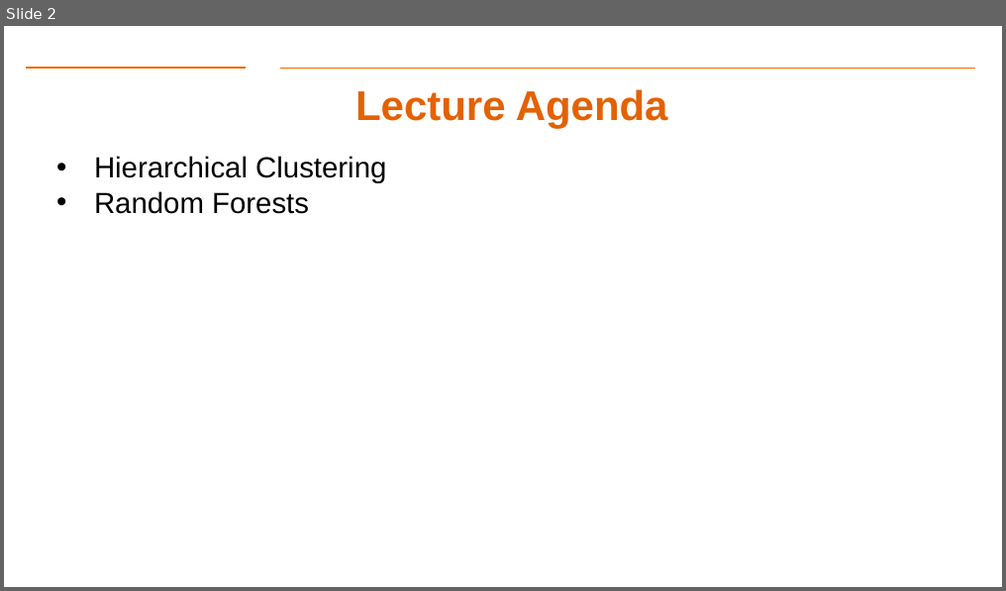
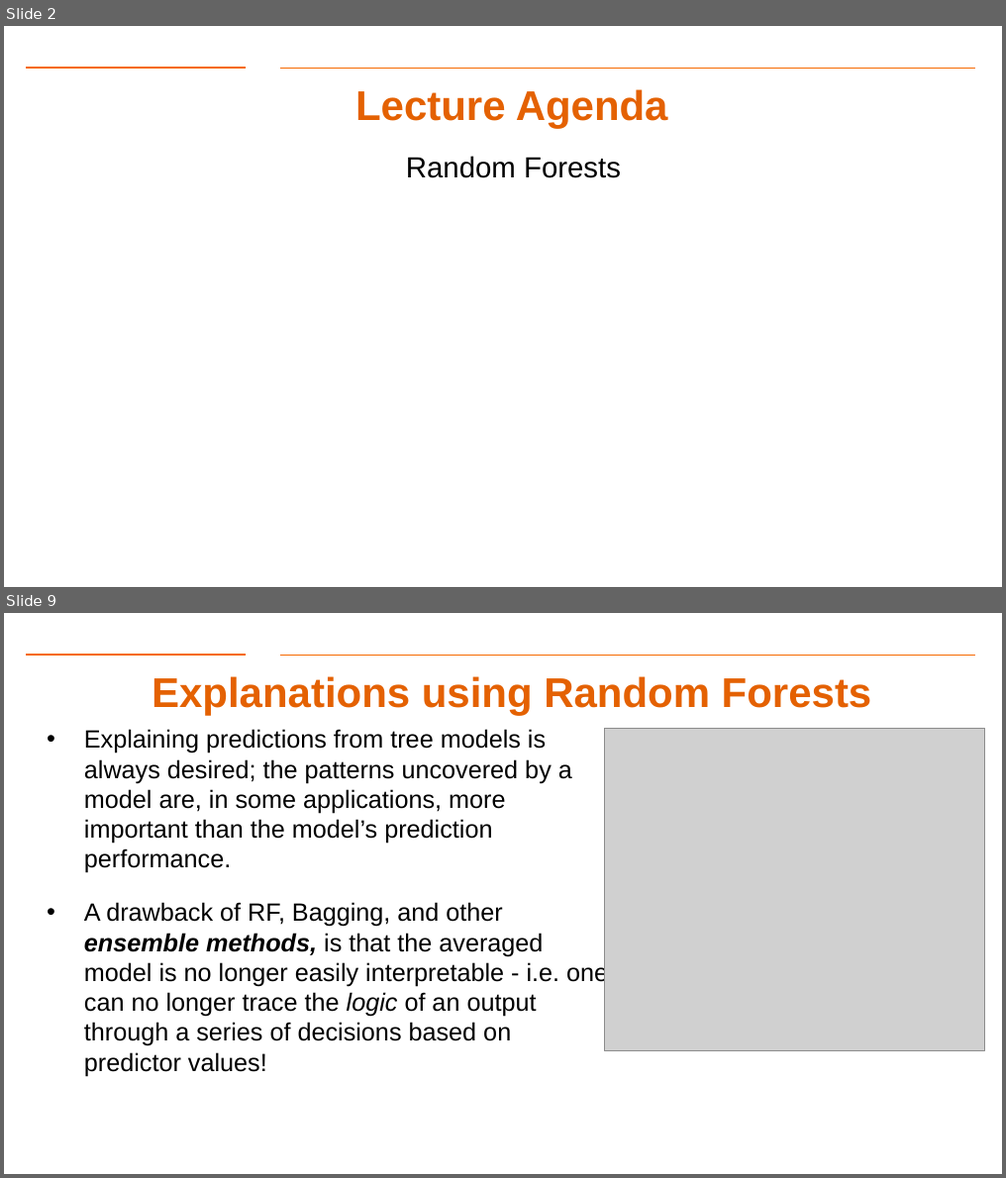
Before and after one commit to gk5951/RIT-DSCI-633-FDS, a slide deck: Syllabus/Lecture11/Lec11.pptx. Shown one above the other, each under a label of ours: slide 2 before the commit, slides 2 and 9 after it; the slides between them are not shown. The pictures are 1006x591 and 1006x1178 pixels, drawn with LibreOffice and Linux fonts; fonts in the diff are those of the drawing; grey boxes stand for pictures; background and template pictures are left out. Boxes give left, top, right and bottom in pixels: in the first picture for what was removed or moved away, otherwise in the second. Text is boxed around its words. In the diff, an @@ line names an element or a change of style, - is before the commit and + after.

```diff
--- a/Syllabus/Lecture11/Lec11.pptx
+++ b/Syllabus/Lecture11/Lec11.pptx
@@ slide 9 added at (x1=4, y1=613, x2=1002, y2=1174), background #FFFFFF; not listed: 2 template elements that a slide beside it also shows @@
@@ text added at (x1=152, y1=676, x2=872, y2=715), 40 pt, text #E46102, bold @@
+Explanations using Random Forests
@@ text added at (x1=84, y1=729, x2=608, y2=1076), 24 pt, text #000000 @@
+• Explaining predictions from tree models is always desired; the patterns uncovered by a model are, in some applications, more important than the model’s prediction performance.
+• A drawback of RF, Bagging, and other ensemble methods, is that the averaged model is no longer easily interpretable - i.e. one can no longer trace the logic of an output through a series of decisions based on predictor values!
@@ picture added at (x1=604, y1=728, x2=985, y2=1051) @@
@@ slide 2 changed as well @@
@@ text "Random Forests" at (x1=406, y1=156, x2=621, y2=178): bullet • to none @@
@@ text at (x1=94, y1=156, x2=386, y2=183): paragraph removed @@
-• Hierarchical Clustering
```
Also in this commit, not shown: 2 other slides changed, 6 other slides added, 15 slides removed, 7 other files.
